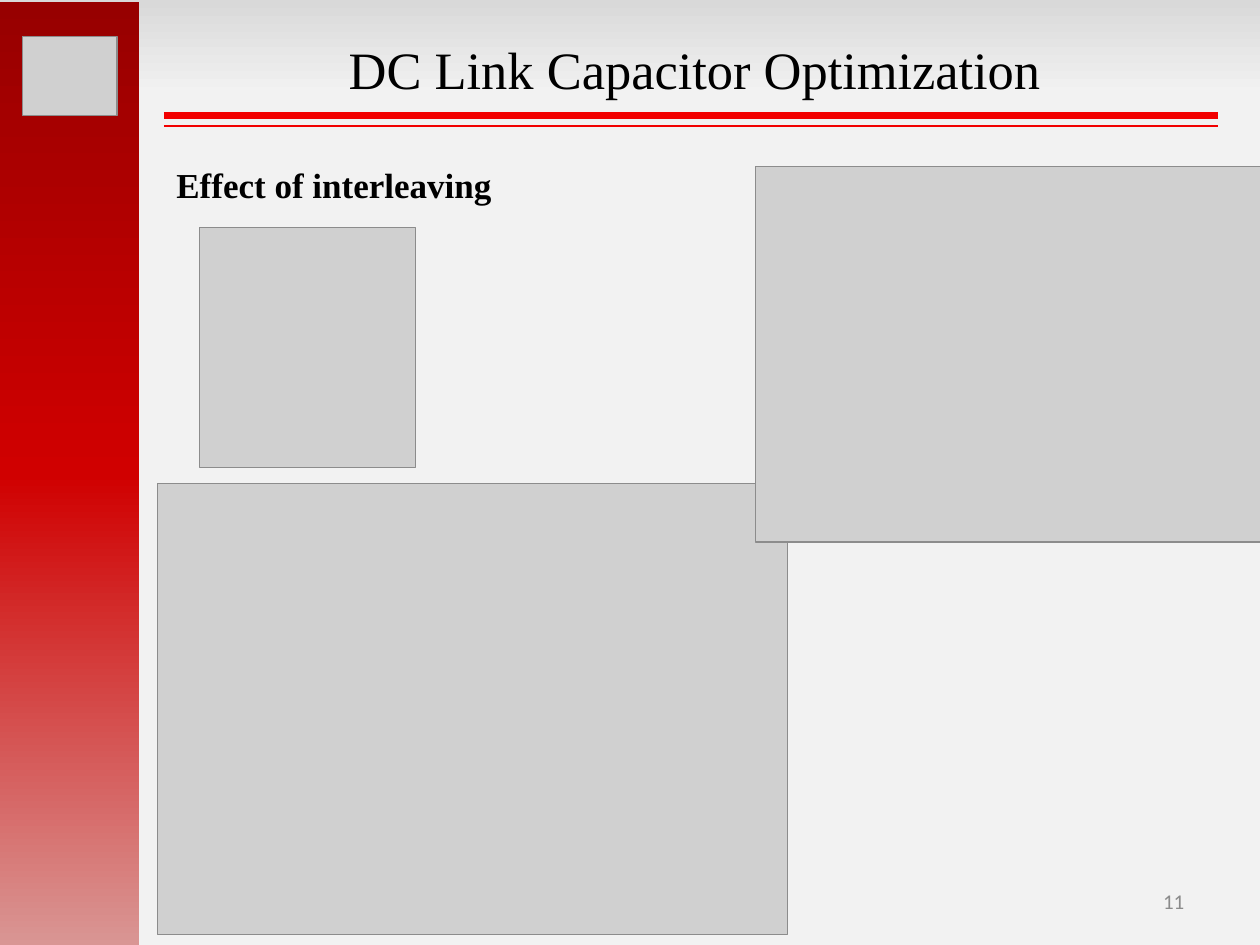
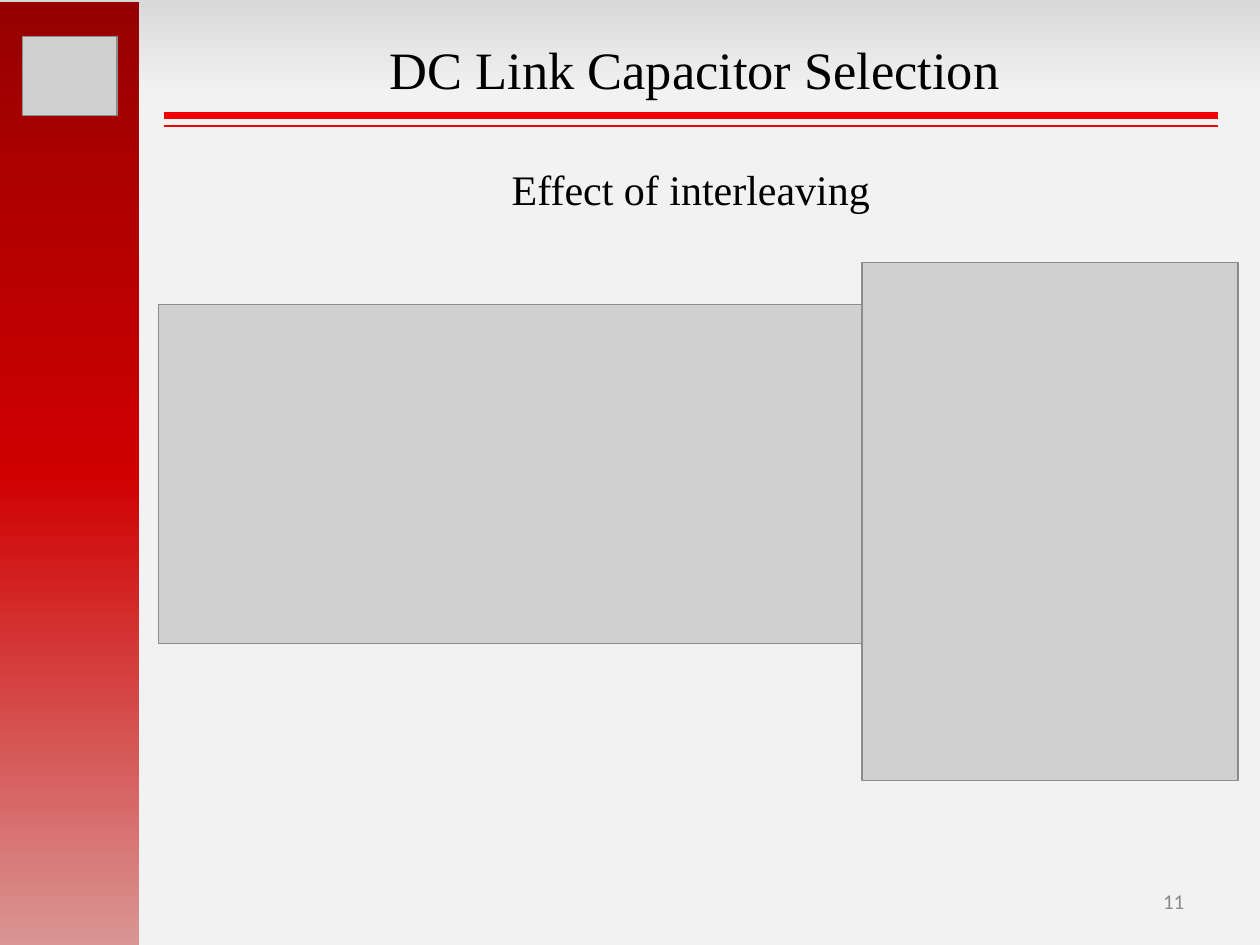
Before and after one commit to hakanpolat/IMMD, a slide deck: slide 11 of GRW2017/sunum/GRW2017_MesutUğur.pptx. Drawn at 1260x945 pixels with LibreOffice and Linux fonts; fonts in the diff are those of the drawing; grey boxes stand for pictures. Boxes give left, top, right and bottom in pixels: in the first picture for what was removed or moved away, otherwise in the second. Text is boxed around its words. In the diff, an @@ line names an element or a change of style, - is before the commit and + after.

```diff
--- a/GRW2017/sunum/GRW2017_MesutUğur.pptx
+++ b/GRW2017/sunum/GRW2017_MesutUğur.pptx
@@ text at [390, 52, 999, 100]: text changed @@
-DC Link Capacitor Optimization
+DC Link Capacitor Selection
@@ text "Effect of interleaving" at [512, 175, 869, 214]: size 20 to 24 pt, bold off; alignment left to centre @@
@@ picture removed at [755, 166, 1260, 542] @@
@@ picture removed at [199, 227, 415, 466] @@
@@ picture added at [862, 262, 1237, 780] @@
@@ picture added at [159, 304, 867, 643] @@
@@ picture removed at [158, 484, 788, 935] @@
```
Also in this commit, not shown: 10 other slides changed, 4 slides added, 3 slides removed, 2 other files.
